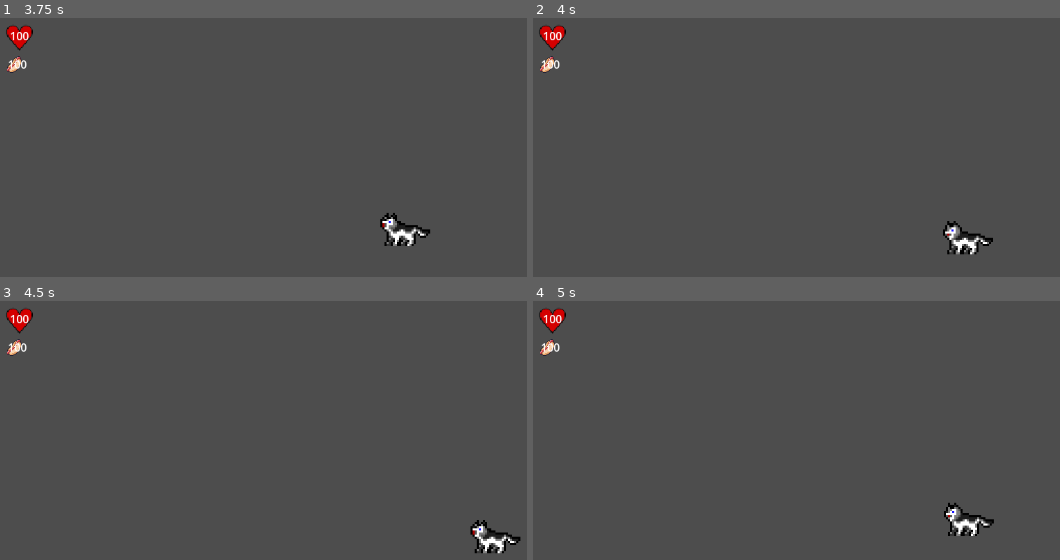
Above: before the commit, frames 1-4 (two rows, left to right).
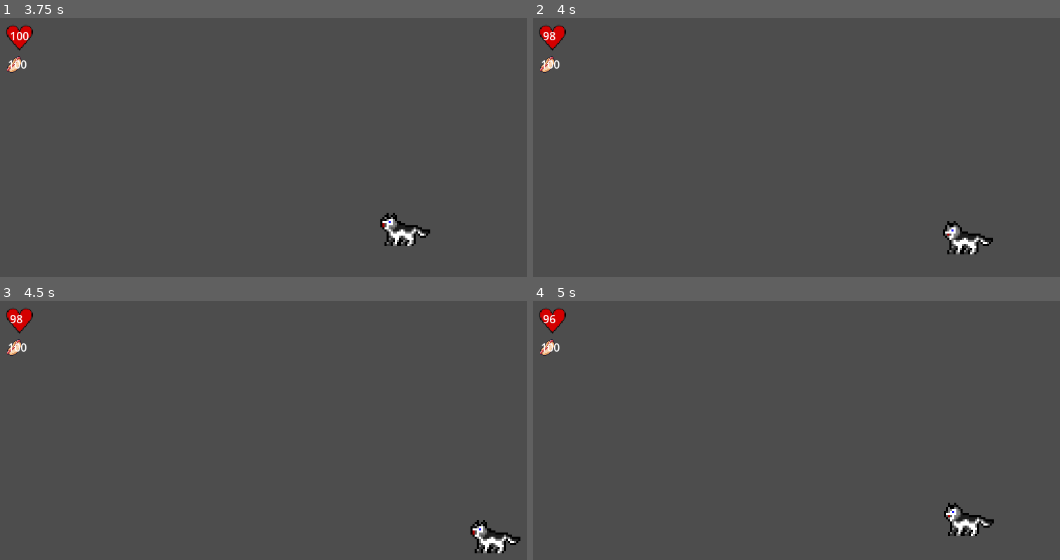
Above: after the commit, the same moments.

Repository: limbospoon/petgame
Game: Godot game, scene res://scenes/main.tscn
Same seed, same stepped clock (60 frames per second), same inputs: the game is played once before the commit and once after it.
Inputs (mouse positions are in pixels of both pictures, inside the frame that each line leads up to):
- Up to frame 1 (3.75 s): tap Enter at 0.5 s; move the mouse to (outside the picture) at 0.52 s; click (outside the picture) at 0.67 s; move the mouse to (231, 264) at 1.27 s; click (231, 264) at 1.42 s; move the mouse to (474, 142) at 2.02 s; click (474, 142) at 2.17 s; move the mouse to (outside the picture) at 2.77 s; click (outside the picture) at 2.92 s; move the mouse to (outside the picture) at 3.52 s; click (outside the picture) at 3.67 s
- Up to frame 2 (4 s): no input
- Up to frame 3 (4.5 s): move the mouse to (152, 456) at 4.27 s; click (152, 456) at 4.42 s
- Up to frame 4 (5 s): no input

Frame 1 is identical in both runs. In frame 2, less than 0.1% of the frame differs, in the area x 1-6%, y 5-9%; in frame 3, less than 0.1%; in frame 4, less than 0.1%.

Commit message:
straving working

Diff:
--- a/assets/scripts/dog.gd
+++ b/assets/scripts/dog.gd
@@ -9,6 +9,12 @@
 	get:
 		return speed
 
+enum EDog_Hunger_State {
+	NORMAl,
+	STARVING
+}
+var dog_hunger_state: EDog_Hunger_State
+
 var dog_stats = {
 	"health_stats": {
 		"MaxHealth": 100,
@@ -18,7 +24,8 @@
 		"MaxHunger": 100,
 		"CurrentHunger": 0,
 		"HungerIncreaseTime": 0.8,
-		"HungerIncreaseAmount": 20
+		"HungerIncreaseAmount": 20,
+		"HealthDamage": 2
 	},
 }
 
@@ -28,6 +35,9 @@
 
 func _ready():
 	hungry()
+
+func _process(delta):
+	pass
 
 func set_destination(pos: Vector2):
 	destination = pos
@@ -65,22 +75,38 @@
 
 	var hunger_stats = dog_stats["hunger_stats"]
 	var _current_hunger = hunger_stats["CurrentHunger"]
+	var _max_hunger = hunger_stats["MaxHunger"]
 	var _hunger_increase = hunger_stats["HungerIncreaseAmount"]
 	var _increase_delay = hunger_stats["HungerIncreaseTime"]
 
 	#check if hunger is less then max hunger
-	if _current_hunger < hunger_stats["MaxHunger"]:
+	if _current_hunger < _max_hunger:
 		_current_hunger += _hunger_increase #increase hunger
 		dog_stats["hunger_stats"]["CurrentHunger"] = _current_hunger #update current hunger in dict
 		on_hunger_changed.emit() #broadcast hunger change
 		await get_tree().create_timer(_increase_delay).timeout #delay increasing hunger again
 		hungry()
+	elif _current_hunger >= _max_hunger:
+		dog_stats["hunger_stats"]["CurrentHunger"] = _max_hunger #et CurrentHunger to MaxHunger
+		on_hunger_changed.emit() #update ui
+		dog_hunger_state = EDog_Hunger_State.STARVING #set state to starving TODO: make use of the state
+		starving()
+
+func starving():
+
+	var health_damage = dog_stats["hunger_stats"]["HealthDamage"]
+	var damage_delay = dog_stats["hunger_stats"]["HungerIncreaseTime"]
+	var max_hunger = dog_stats["hunger_stats"]["MaxHunger"]
+
+	#deal health damage as long as hunger is Max
+	if get_current_hunger() >= max_hunger:
+		dog_stats["health_stats"]["CurrentHealth"] -= health_damage #decrease health
+		on_health_changed.emit()
+		await get_tree().create_timer(damage_delay).timeout #delay for next damage tick
+		starving()
 	else:
-		dog_stats["hunger_stats"]["CurrentHunger"] = hunger_stats["MaxHunger"]
-		on_hunger_changed.emit()
-
-func straving():
-	pass
+		dog_hunger_state = EDog_Hunger_State.NORMAl #Not starving so set state back
+		hungry()
 
 func get_current_hunger() -> float:
 	return dog_stats["hunger_stats"]["CurrentHunger"]
